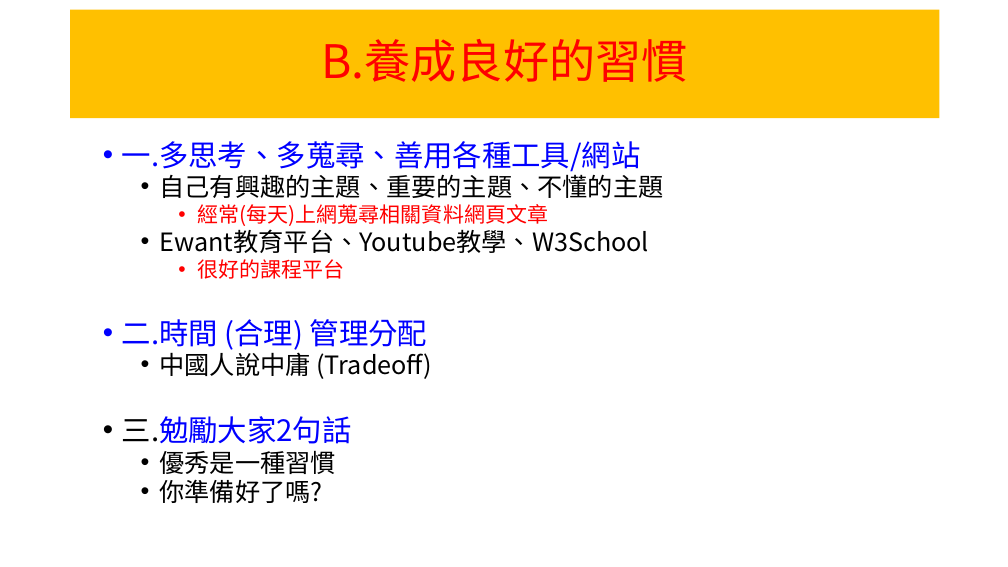
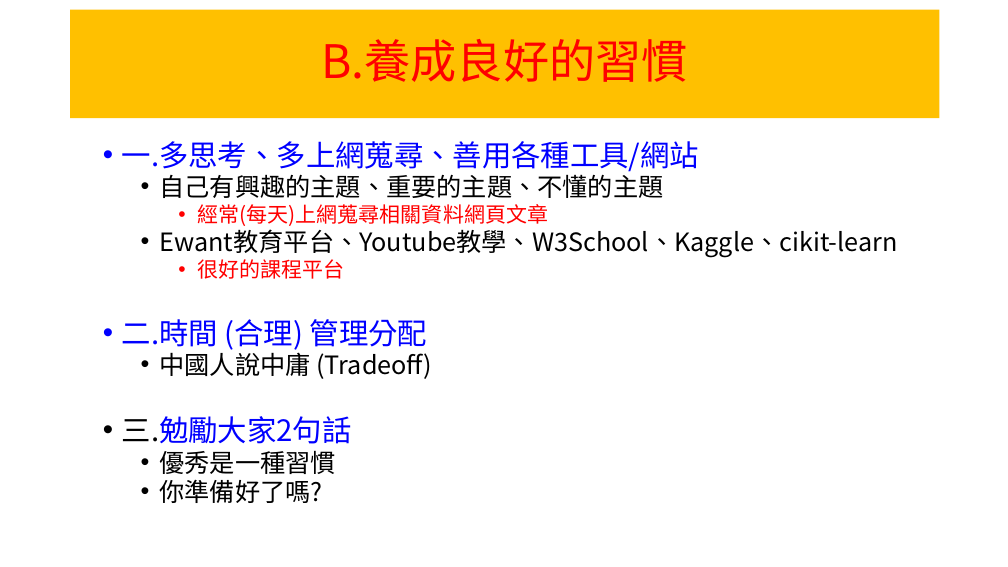
Before and after one commit to chih-chengwu/Information-Security-Markdown, a slide deck: slide 3 of 1-2.如何成為一位稱職的大學生.pptx. Drawn at 1008x567 pixels with LibreOffice and Linux fonts; fonts in the diff are those of the drawing. Boxes give left, top, right and bottom in pixels: in the first picture for what was removed or moved away, otherwise in the second. Text is boxed around its words. In the diff, an @@ line names an element or a change of style, - is before the commit and + after.

```diff
--- a/1-2.如何成為一位稱職的大學生.pptx
+++ b/1-2.如何成為一位稱職的大學生.pptx
@@ text at (122, 141, 699, 172): text changed @@
-• 一.多思考、多蒐尋、善用各種工具/網站
+• 一.多思考、多上網蒐尋、善用各種工具/網站
@@ text at (160, 225, 898, 258): text changed @@
-  • Ewant教育平台、Youtube教學、W3School
+  • Ewant教育平台、Youtube教學、W3School、Kaggle、cikit-learn
```
Also in this commit, not shown: 1 other slide changed, 4 other files.
